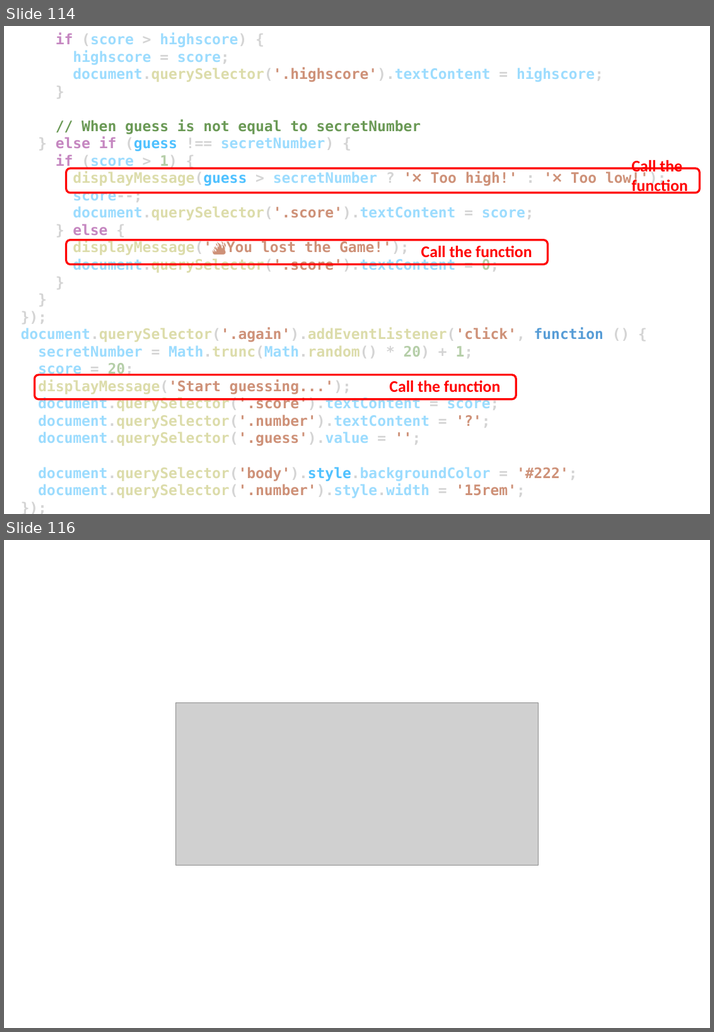
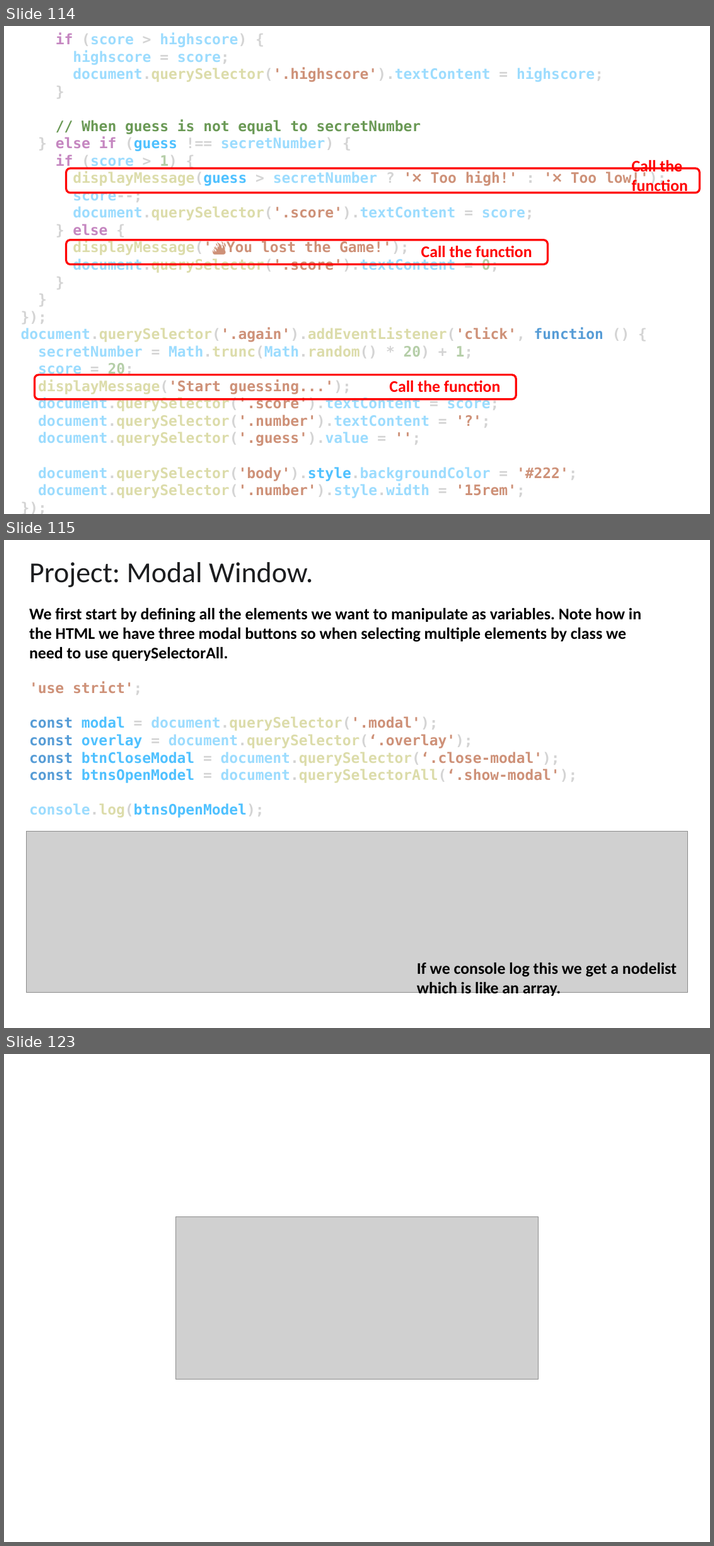
Before and after one commit to EL-EL-BCN/Complete-Javascript-Course, a slide deck: complete-javascript-course.pptx. Shown one above the other, each under a label of ours: slides 114 and 116 before the commit, slides 114, 115 and 123 after it; the slides between them are not shown. The pictures are 714x1032 and 714x1546 pixels, drawn with LibreOffice and Linux fonts; fonts in the diff are those of the drawing; grey boxes stand for pictures. Boxes give left, top, right and bottom in pixels: in the first picture for what was removed or moved away, otherwise in the second. Text is boxed around its words. In the diff, an @@ line names an element or a change of style, - is before the commit and + after.

Commit message:
modal window code project complete

```diff
--- a/complete-javascript-course.pptx
+++ b/complete-javascript-course.pptx
@@ slide 115 added at [4,540,710,1028], background #FFFFFF @@
@@ text added at [29,562,313,587], 32 pt, text #1C1D1F @@
+Project: Modal Window.
@@ text added at [29,608,641,818], 16 pt, text #000000, bold @@
+We first start by defining all the elements we want to manipulate as variables. Note how in the HTML we have three modal buttons so when selecting multiple elements by class we need to use querySelectorAll.
+'use strict';
+const modal = document.querySelector('.modal');
+const overlay = document.querySelector(‘.overlay');
+const btnCloseModal = document.querySelector(‘.close-modal');
+const btnsOpenModel = document.querySelectorAll(‘.show-modal');
+console.log(btnsOpenModel);
@@ picture added at [26,832,688,994] @@
@@ text added at [417,963,676,998], 18 pt, text #000000, bold @@
+If we console log this we get a nodelist which is like an array.
@@ what was slide 116 is now slide 123 @@
```
Also in this commit, not shown: 6 other slides added, 12 other files.
